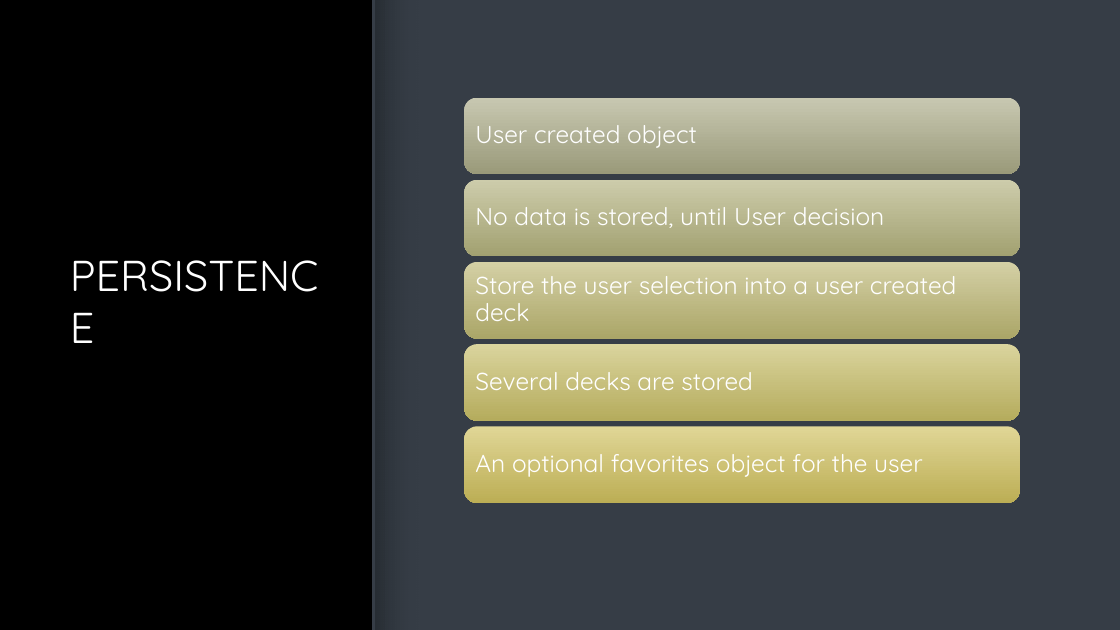
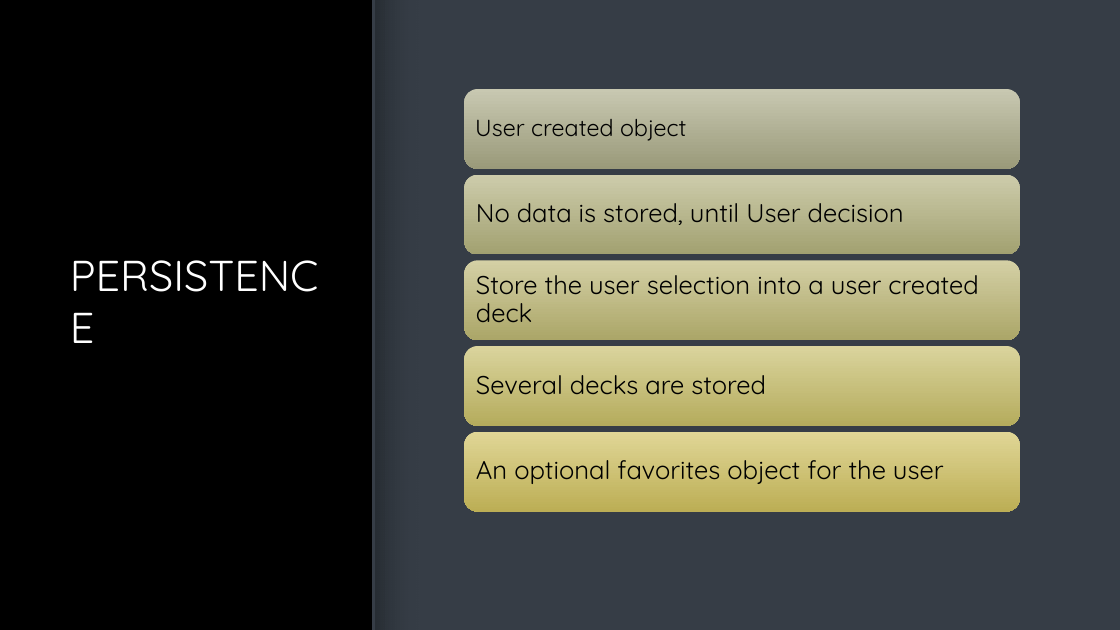
Before and after one commit to 343s26-Stewart/343s26-final-project-bds, a slide deck: slide 7 of docs/CRUDBuilder_presentation.pptx. Drawn at 1120x630 pixels with LibreOffice and Linux fonts; fonts in the diff are those of the drawing; background and template pictures are left out. Boxes give left, top, right and bottom in pixels: in the first picture for what was removed or moved away, otherwise in the second. Text is boxed around its words. In the diff, an @@ line names an element or a change of style, - is before the commit and + after.

```diff
--- a/docs/CRUDBuilder_presentation.pptx
+++ b/docs/CRUDBuilder_presentation.pptx
@@ rounded rectangle: place and size @@
-rounded rectangle at (465, 97, 1020, 174)
+rounded rectangle at (465, 89, 1020, 169)
@@ text "User created object" at (475, 119, 687, 141): size 21 to 20 pt, text colour #FFFFFF to #000000 @@
@@ rounded rectangle: place and size @@
-rounded rectangle at (465, 180, 1020, 256)
+rounded rectangle at (465, 175, 1020, 255)
@@ rounded rectangle: place and size @@
-rounded rectangle at (465, 344, 1020, 421)
+rounded rectangle at (465, 346, 1020, 426)
@@ rounded rectangle: place and size @@
-rounded rectangle at (465, 426, 1020, 502)
+rounded rectangle at (465, 432, 1020, 512)
@@ size 21 to 22 pt, text colour #FFFFFF to #000000 in 4 elements at (476, 275, 978, 323), (476, 203, 904, 225), (476, 375, 766, 395), (476, 460, 944, 484) @@
```
Also in this commit, not shown: 1 other slide changed, 1 other file.
